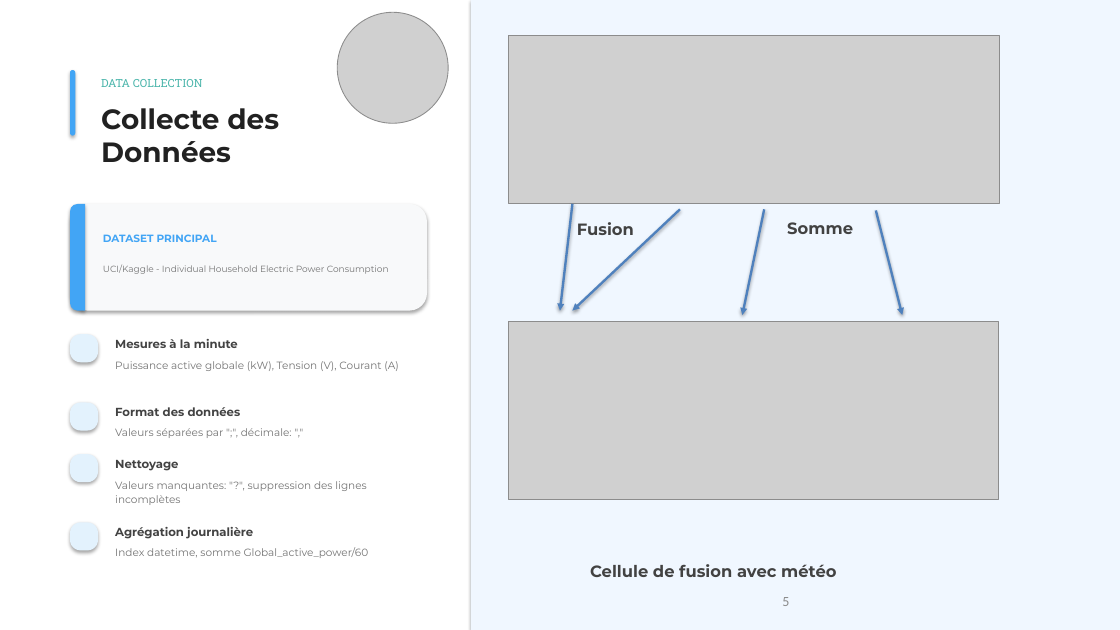
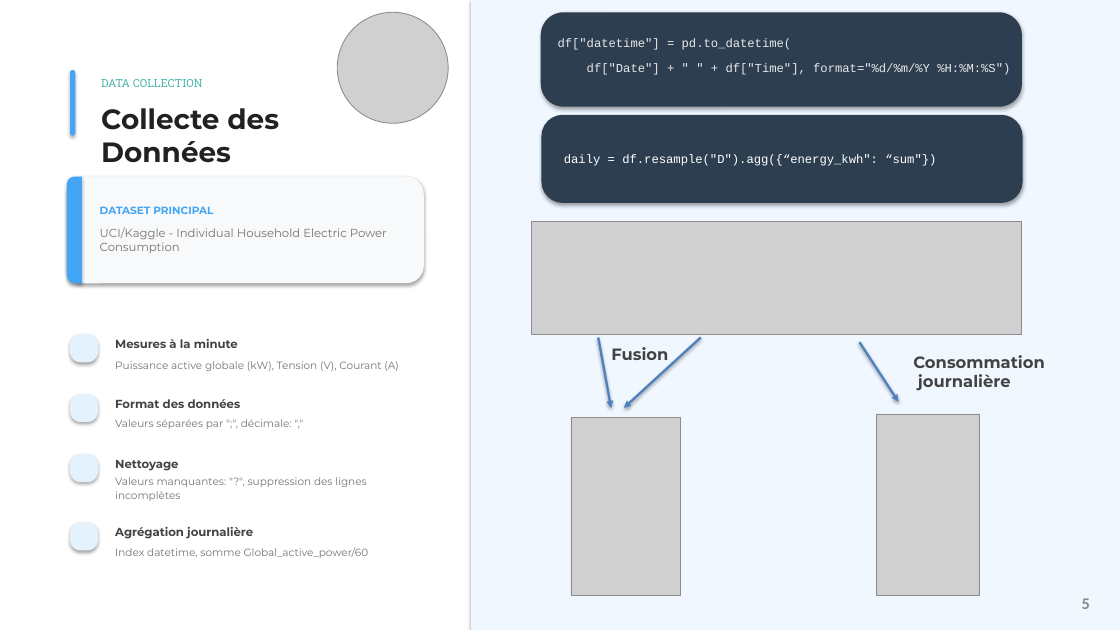
Before and after one commit to ylamkhan/DataScienceProject, a slide deck: slide 5 of Prédiction de la Consommation Électrique.pptx. Drawn at 1120x630 pixels with LibreOffice and Linux fonts; fonts in the diff are those of the drawing; grey boxes stand for pictures; background and template pictures are left out. Boxes give left, top, right and bottom in pixels: in the first picture for what was removed or moved away, otherwise in the second. Text is boxed around its words. In the diff, an @@ line names an element or a change of style, - is before the commit and + after.

```diff
--- a/Prédiction de la Consommation Électrique.pptx
+++ b/Prédiction de la Consommation Électrique.pptx
@@ rounded rectangle added at bbox=[541, 13, 1023, 107], fill #2C3E50 @@
@@ text added at bbox=[558, 39, 1010, 75], 10.5 pt, text #E8E8E8 @@
+df["datetime"] = pd.to_datetime(
+df["Date"] + " " + df["Time"], format="%d/%m/%Y %H:%M:%S")
@@ rounded rectangle added at bbox=[542, 115, 1023, 203], fill #2C3E50 @@
@@ rounded rectangle: place and size @@
-rounded rectangle at bbox=[70, 204, 427, 311]
+rounded rectangle at bbox=[67, 176, 424, 283]
@@ round same rect: place and size @@
-round same rect at bbox=[70, 204, 85, 310]
+round same rect at bbox=[67, 177, 82, 284]
@@ text added at bbox=[564, 154, 936, 166], 10.5 pt, text #FFFFFF @@
+daily = df.resample("D").agg({“energy_kwh": “sum"})
@@ text "DATASET PRINCIPAL": place and size @@
-text "DATASET PRINCIPAL" at bbox=[103, 234, 217, 242]
+text "DATASET PRINCIPAL" at bbox=[100, 206, 213, 214]
@@ arrow removed from (765, 209) to (743, 315) @@
@@ text "UCI/Kaggle - Individual Household Electric ...": place and size @@
-text "UCI/Kaggle - Individual Household Electric ..." at bbox=[103, 265, 389, 274]
+text "UCI/Kaggle - Individual Household Electric ..." at bbox=[100, 227, 387, 253]
@@ text "UCI/Kaggle - Individual Household Electric ..." at bbox=[100, 227, 387, 253]: size 7.8 to 10 pt @@
@@ picture: place and size @@
-picture at bbox=[509, 35, 1000, 203]
+picture at bbox=[532, 221, 1023, 334]
@@ text removed at bbox=[787, 222, 853, 234] @@
-Somme
@@ arrow moved from (572, 204) - (560, 311) to (598, 338) - (612, 408) @@
@@ text "Fusion": place and size @@
-text "Fusion" at bbox=[577, 222, 634, 235]
+text "Fusion" at bbox=[611, 347, 668, 360]
@@ arrow moved from (680, 209) - (572, 311) to (701, 338) - (624, 408) @@
@@ arrow moved from (876, 211) - (902, 315) to (860, 342) - (899, 402) @@
@@ text added at bbox=[913, 355, 1045, 391], 14 pt, text #424242, bold @@
+Consommation
+journalière
@@ 2 texts, 1 rounded rectangle: place and size @@
-2 texts, 1 rounded rectangle at bbox=[70, 402, 292, 438]
+2 texts, 1 rounded rectangle at bbox=[70, 394, 292, 429]
@@ picture: place and size @@
-picture at bbox=[508, 322, 999, 499]
+picture at bbox=[571, 418, 681, 595]
@@ picture added at bbox=[876, 414, 980, 596] @@
@@ text "Valeurs manquantes: "?", suppression des ...": place and size @@
-text "Valeurs manquantes: "?", suppression des ..." at bbox=[115, 481, 366, 505]
+text "Valeurs manquantes: "?", suppression des ..." at bbox=[115, 477, 366, 501]
@@ text removed at bbox=[590, 564, 836, 577] @@
-Cellule de fusion avec météo
@@ page number: place and size @@
-page number at bbox=[782, 597, 789, 606]
+page number at bbox=[1082, 598, 1090, 609]
@@ page number at bbox=[1082, 598, 1090, 609]: size 12 to 14 pt, bold on @@
```
Also in this commit, not shown: 23 other slides changed.
